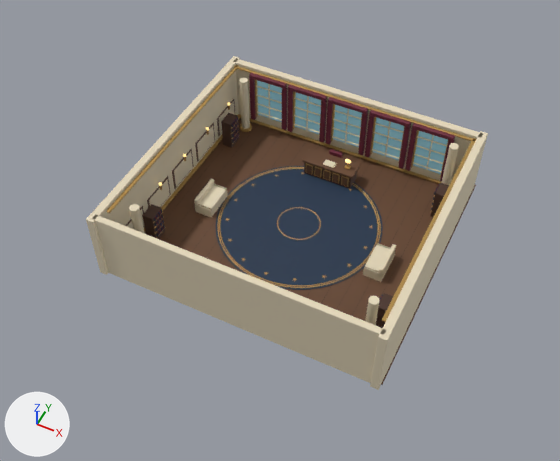
One commit to the glTF model public/models/oval-arena.glb: the scene before it, then after it.
One viewpoint serves both versions: a camera (50 mm lens) standing at (23.5, -51.5, 62.1) and looking at (-0.4, -3.7, 2.3). Arrows for +X, +Y and +Z are at lower left; the lights stay in place. The older version comes first. Vertices at exactly the same position are counted once.

Names of what the first picture shows: 'OvalArenaGeometry'.
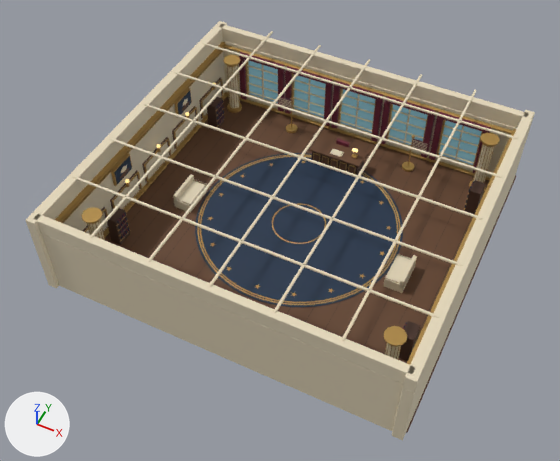
Pixel boxes (x1, y1, x2, y2) of what changed, in the pictures (560 x 461 px; the box of a moved part takes in the faces that stretch with it):
'OvalArenaGeometry', reshaped, rescaled (27% wider, 25% taller)
    before: (86, 56, 488, 390)
    after: (26, 21, 535, 440)
part 1 of me_cylinder_003, moved or reshaped
    before: (302, 148, 361, 178)
    after: (309, 137, 367, 167)
part 2 of me_cylinder_003, moved or reshaped
    before: (306, 165, 312, 174)
    after: (314, 154, 319, 162)
part 3 of me_cylinder_003, moved or reshaped
    before: (315, 168, 321, 177)
    after: (322, 157, 328, 165)
part 4 of me_cylinder_003, moved or reshaped
    before: (324, 171, 330, 180)
    after: (331, 160, 337, 168)
part 5 of me_cylinder_003, moved or reshaped
    before: (333, 174, 339, 183)
    after: (340, 163, 346, 171)
part 6 of me_cylinder_003, moved or reshaped
    before: (342, 177, 348, 186)
    after: (349, 166, 355, 174)
part 7 of me_cylinder_003, moved or reshaped (not visible afterwards)
    before: (194, 179, 215, 208)
part 8 of me_cylinder_003, moved or reshaped (not visible afterwards)
    before: (378, 244, 396, 277)
part 9 of me_cylinder_003, moved or reshaped (not visible afterwards)
    before: (304, 163, 357, 189)
part 10 of me_cylinder_003, moved or reshaped
    before: (221, 113, 239, 148)
    after: (312, 152, 364, 175)
part 11 of me_cylinder_003, moved or reshaped
    before: (431, 183, 449, 217)
    after: (330, 159, 338, 168)
part 12 of me_cylinder_003, rebuilt
    before: (376, 293, 393, 328)
    after: (399, 321, 420, 361)
part 13 of me_cylinder_003, rebuilt
    before: (142, 204, 165, 239)
    after: (107, 208, 130, 245)
part 14 of me_cylinder_003, built on
    before: (153, 117, 440, 301)
    after: (26, 21, 535, 393)

The change in detail:
me_cylinder_003 is used by ob_ovalarenageometry; parent ob_ovalarenaroot; location (0.0, 0.0, 0.03); scale (1.65, 1.65, 1.0).
me_cylinder_003 had 8272 vertices, 15048 faces and spanned x -9.3..9.3, y -9.2..8.7, z -0.3..8.0.
me_cylinder_003 now has 10984 vertices, 19744 faces and spans x -9.3..9.3, y -9.2..8.8, z -0.3..9.8.
me_cylinder_003 part 1: the loose piece of 24 vertices spanning x -1.9..1.9, y 4.3..5.7, z 1.9..2.1 is scaled about its middle by (0.805, 0.805, 1).
me_cylinder_003 part 2: the loose piece of 24 vertices spanning x -1.5..-1.1, y 4.3..4.4, z 0.4..1.5 is moved by (0.3, 0.1, 0.0).
me_cylinder_003 part 3: the loose piece of 24 vertices spanning x -0.9..-0.5, y 4.3..4.4, z 0.4..1.5 is moved by (0.1, 0.1, 0.0).
me_cylinder_003 part 4: the loose piece of 24 vertices spanning x -0.2..0.2, y 4.3..4.4, z 0.4..1.5 is moved by (0.0, 0.1, 0.0).
me_cylinder_003 part 5: the loose piece of 24 vertices spanning x 0.5..0.9, y 4.3..4.4, z 0.4..1.5 is moved by (-0.1, 0.1, 0.0).
me_cylinder_003 part 6: the loose piece of 24 vertices spanning x 1.1..1.5, y 4.3..4.4, z 0.4..1.5 is moved by (-0.3, 0.1, 0.0).
me_cylinder_003 part 7: the loose piece of 24 vertices spanning x -6.6..-6.4, y -2.1..0.1, z 0.7..1.8 is scaled about its middle by (0.754, 7.63, 0.063), then moved by (-2.2, 0.6, 6.1), in mat_wood (brown #66452d).
me_cylinder_003 part 8: the loose piece of 24 vertices spanning x 6.4..6.6, y -2.1..0.1, z 0.7..1.8 is scaled about its middle by (0.754, 7.63, 0.063), then moved by (2.2, 0.6, 6.1), in mat_wood (brown #66452d).
me_cylinder_003 part 9: the loose piece of 24 vertices spanning x -1.7..1.7, y 4.4..5.6, z 0.0..2.0 is scaled about its middle by (0.112, 0.0159, 0.095), then moved by (-1.0, -0.5, 0.2), in mat_wood (brown #66452d).
me_cylinder_003 part 10: the loose piece of 24 vertices spanning x -8.2..-7.5, y 4.5..5.5, z 0.0..3.6 is scaled about its middle by (3.91, 0.85, 0.551), then moved by (7.9, 0.0, -0.8).
me_cylinder_003 part 11: the loose piece of 24 vertices spanning x 7.5..8.2, y 4.5..5.5, z 0.0..3.6 is scaled about its middle by (0.577, 0.0214, 0.383), then moved by (-7.9, -0.5, -0.8), in mat_gold (orange #bb9754).
me_cylinder_003 part 12: the loose piece of 24 vertices spanning x 7.5..8.2, y -5.5..-4.5, z 0.0..3.6 is rebuilt with 24 vertices and now spans x 7.6..8.1, y -5.4..-4.6, z 0.0..3.6.
me_cylinder_003 part 13: the loose piece of 24 vertices spanning x -8.2..-7.5, y -5.5..-4.5, z 0.0..3.6 is rebuilt with 24 vertices and now spans x -8.1..-7.6, y -5.4..-4.6, z 0.0..3.6.
me_cylinder_003 part 14: 523 vertices moved within x -7.5..7.5, y -5.4..7.2, z 0.0..7.1; 2040 vertices removed from x -7.5..7.5, y -5.5..5.9, z 0.0..3.5; 4688 vertices added at x -9.3..9.3, y -9.2..8.8, z 0.0..9.8.
Other edits to the shape of me_cylinder_003 do not show in these pictures.
Object 'OvalArenaGeometry' (ob_ovalarenageometry) is rescaled from (1.65, 1.65, 1.0) to (2.05, 2.05, 1.0).
